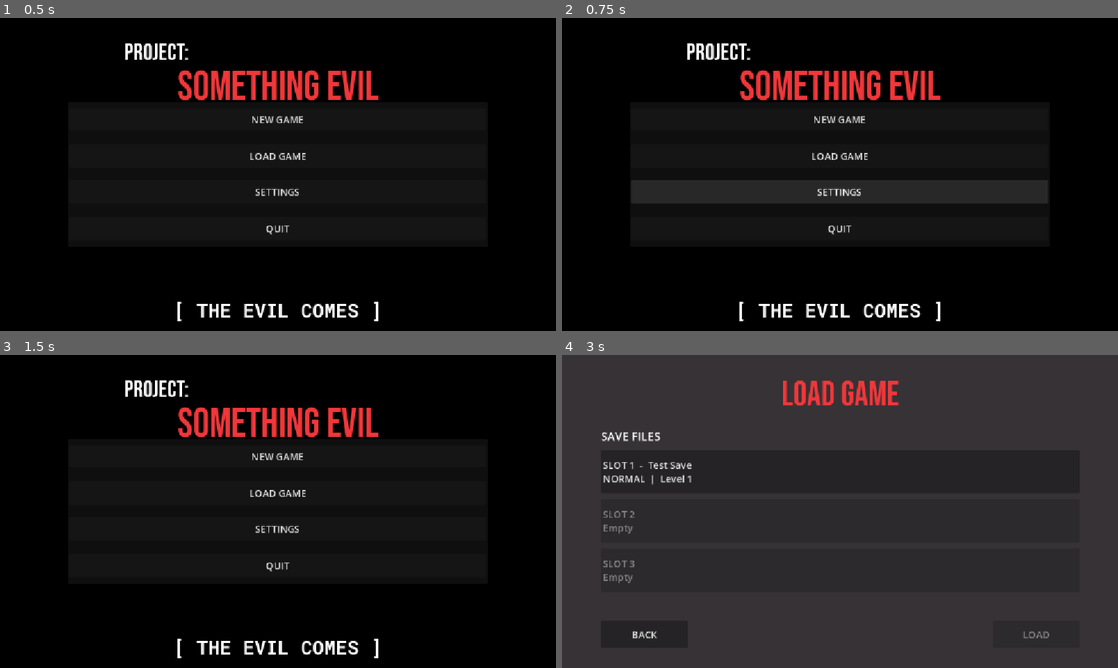
Above: before the commit, frames 1-4 (two rows, left to right).
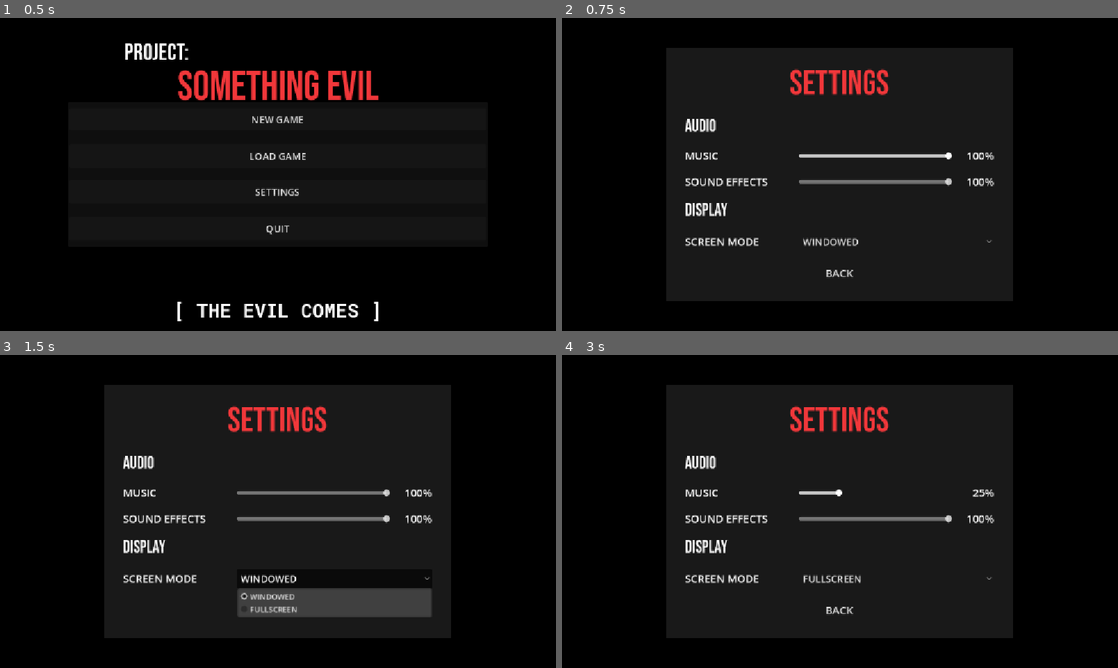
Above: after the commit, the same moments.

Repository: InferiorPosterior/project-something-evil
Game: Godot game, scene res://Scenes/game.tscn
Same seed, same stepped clock (60 frames per second), same inputs: the game is played once before the commit and once after it.
Inputs (mouse positions are in pixels of both pictures, inside the frame that each line leads up to):
- Up to frame 1 (0.5 s): no input
- Up to frame 2 (0.75 s): click "SETTINGS" at 0.5 s
- Up to frame 3 (1.5 s): click (333, 580) at 1.25 s, where only the run after the commit has a clickable "WINDOWED"
- Up to frame 4 (3 s): click (840, 611) at 2 s, where only the run after the commit has a clickable "BACK"; click (840, 492) at 2.75 s, where only the run before the commit has a clickable "LOAD GAME"

Frame 1 is identical in both runs. In frame 2, 25% of the frame differs, in the area x 12-88%, y 8-97%; in frame 3, 24%; in frame 4, 75%, in the area x 0-100%, y 0-100%.

Commit message:
settings page

Diff:
--- a/Scenes/pause_menu.tscn
+++ b/Scenes/pause_menu.tscn
@@ -43,7 +43,7 @@
 mouse_filter = 2
 
 [node name="Panel" type="PanelContainer" parent="CenterContainer" unique_id=1367136749]
-custom_minimum_size = Vector2(420, 320)
+custom_minimum_size = Vector2(420, 376)
 layout_mode = 2
 mouse_filter = 2
 
@@ -118,20 +118,29 @@
 theme_override_font_sizes/font_size = 18
 text = "LEVEL SELECT"
 
-[node name="MainMenuButton" type="Button" parent="CenterContainer/Panel/Control" unique_id=153012988]
+[node name="SettingsButton" type="Button" parent="CenterContainer/Panel/Control" unique_id=506353108]
 layout_mode = 0
 offset_left = 20.0
 offset_top = 200.0
 offset_right = 402.0
 offset_bottom = 234.0
 theme_override_font_sizes/font_size = 18
-text = "MAIN MENU"
+text = "SETTINGS"
 
-[node name="QuitButton" type="Button" parent="CenterContainer/Panel/Control" unique_id=880318247]
+[node name="MainMenuButton" type="Button" parent="CenterContainer/Panel/Control" unique_id=153012988]
 layout_mode = 0
 offset_left = 20.0
 offset_top = 256.0
 offset_right = 402.0
 offset_bottom = 290.0
 theme_override_font_sizes/font_size = 18
+text = "MAIN MENU"
+
+[node name="QuitButton" type="Button" parent="CenterContainer/Panel/Control" unique_id=880318247]
+layout_mode = 0
+offset_left = 20.0
+offset_top = 312.0
+offset_right = 402.0
+offset_bottom = 346.0
+theme_override_font_sizes/font_size = 18
 text = "QUIT"
--- /dev/null
+++ b/Scenes/settings_menu.tscn
@@ -0,0 +1,141 @@
+[gd_scene format=3 uid="uid://mfo557gkm32t"]
+
+[ext_resource type="Script" uid="uid://blpvsntjvvwth" path="res://Scripts/settings_menu.gd" id="1_set"]
+[ext_resource type="FontFile" uid="uid://du3wbjmohuixm" path="res://Fonts/BebasNeue-Regular.ttf" id="2_font"]
+
+[node name="SettingsMenu" type="Control" unique_id=1770495239]
+layout_mode = 3
+anchors_preset = 15
+anchor_right = 1.0
+anchor_bottom = 1.0
+grow_horizontal = 2
+grow_vertical = 2
+script = ExtResource("1_set")
+
+[node name="Background" type="ColorRect" parent="." unique_id=101292513]
+layout_mode = 1
+anchors_preset = 15
+anchor_right = 1.0
+anchor_bottom = 1.0
+grow_horizontal = 2
+grow_vertical = 2
+color = Color(0.21176471, 0.19607843, 0.21176471, 1)
+
+[node name="CenterContainer" type="CenterContainer" parent="." unique_id=67578340]
+layout_mode = 1
+anchors_preset = 15
+anchor_right = 1.0
+anchor_bottom = 1.0
+grow_horizontal = 2
+grow_vertical = 2
+
+[node name="Panel" type="PanelContainer" parent="CenterContainer" unique_id=1354698910]
+custom_minimum_size = Vector2(720, 0)
+layout_mode = 2
+
+[node name="Margin" type="MarginContainer" parent="CenterContainer/Panel" unique_id=117741674]
+layout_mode = 2
+theme_override_constants/margin_left = 40
+theme_override_constants/margin_top = 32
+theme_override_constants/margin_right = 40
+theme_override_constants/margin_bottom = 32
+
+[node name="VBox" type="VBoxContainer" parent="CenterContainer/Panel/Margin" unique_id=1464789891]
+layout_mode = 2
+theme_override_constants/separation = 22
+
+[node name="Title" type="Label" parent="CenterContainer/Panel/Margin/VBox" unique_id=199745005]
+layout_mode = 2
+theme_override_colors/font_color = Color(0.94509804, 0.21568628, 0.22745098, 1)
+theme_override_fonts/font = ExtResource("2_font")
+theme_override_font_sizes/font_size = 72
+text = "SETTINGS"
+horizontal_alignment = 1
+
+[node name="AudioHeading" type="Label" parent="CenterContainer/Panel/Margin/VBox" unique_id=563172431]
+layout_mode = 2
+theme_override_fonts/font = ExtResource("2_font")
+theme_override_font_sizes/font_size = 36
+text = "AUDIO"
+
+[node name="MusicRow" type="HBoxContainer" parent="CenterContainer/Panel/Margin/VBox" unique_id=2069168064]
+layout_mode = 2
+theme_override_constants/separation = 16
+
+[node name="MusicLabel" type="Label" parent="CenterContainer/Panel/Margin/VBox/MusicRow" unique_id=1457534850]
+custom_minimum_size = Vector2(220, 0)
+layout_mode = 2
+theme_override_font_sizes/font_size = 22
+text = "MUSIC"
+
+[node name="MusicSlider" type="HSlider" parent="CenterContainer/Panel/Margin/VBox/MusicRow" unique_id=1320779542]
+unique_name_in_owner = true
+custom_minimum_size = Vector2(0, 32)
+layout_mode = 2
+size_flags_horizontal = 3
+size_flags_vertical = 4
+value = 100.0
+
+[node name="MusicValue" type="Label" parent="CenterContainer/Panel/Margin/VBox/MusicRow" unique_id=1551571401]
+unique_name_in_owner = true
+custom_minimum_size = Vector2(70, 0)
+layout_mode = 2
+theme_override_font_sizes/font_size = 22
+text = "100%"
+horizontal_alignment = 2
+
+[node name="SfxRow" type="HBoxContainer" parent="CenterContainer/Panel/Margin/VBox" unique_id=2086687852]
+layout_mode = 2
+theme_override_constants/separation = 16
+
+[node name="SfxLabel" type="Label" parent="CenterContainer/Panel/Margin/VBox/SfxRow" unique_id=2082248148]
+custom_minimum_size = Vector2(220, 0)
+layout_mode = 2
+theme_override_font_sizes/font_size = 22
+text = "SOUND EFFECTS"
+
+[node name="SfxSlider" type="HSlider" parent="CenterContainer/Panel/Margin/VBox/SfxRow" unique_id=286568483]
+unique_name_in_owner = true
+custom_minimum_size = Vector2(0, 32)
+layout_mode = 2
+size_flags_horizontal = 3
+size_flags_vertical = 4
+value = 100.0
+
+[node name="SfxValue" type="Label" parent="CenterContainer/Panel/Margin/VBox/SfxRow" unique_id=1122052276]
+unique_name_in_owner = true
+custom_minimum_size = Vector2(70, 0)
+layout_mode = 2
+theme_override_font_sizes/font_size = 22
+text = "100%"
+horizontal_alignment = 2
+
+[node name="DisplayHeading" type="Label" parent="CenterContainer/Panel/Margin/VBox" unique_id=834786681]
+layout_mode = 2
+theme_override_fonts/font = ExtResource("2_font")
+theme_override_font_sizes/font_size = 36
+text = "DISPLAY"
+
+[node name="ModeRow" type="HBoxContainer" parent="CenterContainer/Panel/Margin/VBox" unique_id=11327827]
+layout_mode = 2
+theme_override_constants/separation = 16
+
+[node name="ModeLabel" type="Label" parent="CenterContainer/Panel/Margin/VBox/ModeRow" unique_id=984274172]
+custom_minimum_size = Vector2(220, 0)
+layout_mode = 2
+theme_override_font_sizes/font_size = 22
+text = "SCREEN MODE"
+
+[node name="ModeOption" type="OptionButton" parent="CenterContainer/Panel/Margin/VBox/ModeRow" unique_id=35964569]
+unique_name_in_owner = true
+custom_minimum_size = Vector2(0, 40)
+layout_mode = 2
+size_flags_horizontal = 3
+theme_override_font_sizes/font_size = 20
+
+[node name="BackButton" type="Button" parent="CenterContainer/Panel/Margin/VBox" unique_id=472179121]
+unique_name_in_owner = true
+custom_minimum_size = Vector2(0, 48)
+layout_mode = 2
+theme_override_font_sizes/font_size = 22
+text = "BACK"
--- /dev/null
+++ b/Scripts/Utilities/game_settings.gd
@@ -0,0 +1,94 @@
+extends Node
+# Autoload: "GameSettings"
+# Holds the player's audio and display settings, applies them,
+# and saves them to user://settings.cfg so they are remembered.
+
+const SAVE_PATH := "user://settings.cfg"
+
+const MUSIC_BUS := "Music"
+const SFX_BUS := "SFX"
+const UI_BUS := "UI"
+
+# 0.0 = silent, 1.0 = maximum = the volume the game already had.
+var music_volume: float = 1.0
+var sfx_volume: float = 1.0
+var fullscreen: bool = false
+
+
+func _ready() -> void:
+	process_mode = Node.PROCESS_MODE_ALWAYS
+	_create_buses()
+	load_settings()
+	apply_all()
+
+
+# SoundManager already plays sounds on the buses "Music", "SFX" and "UI",
+# but those buses do not exist in the project yet, so they are made here.
+# UI sounds are sent through the SFX bus so one slider controls both.
+func _create_buses() -> void:
+	_ensure_bus(MUSIC_BUS, "Master")
+	_ensure_bus(SFX_BUS, "Master")
+	_ensure_bus(UI_BUS, SFX_BUS)
+
+
+func _ensure_bus(bus_name: String, send_to: String) -> void:
+	var idx := AudioServer.get_bus_index(bus_name)
+	if idx == -1:
+		AudioServer.add_bus()
+		idx = AudioServer.bus_count - 1
+		AudioServer.set_bus_name(idx, bus_name)
+	AudioServer.set_bus_send(idx, send_to)
+
+
+func set_music_volume(value: float) -> void:
+	music_volume = clampf(value, 0.0, 1.0)
+	_apply_bus_volume(MUSIC_BUS, music_volume)
+
+
+func set_sfx_volume(value: float) -> void:
+	sfx_volume = clampf(value, 0.0, 1.0)
+	_apply_bus_volume(SFX_BUS, sfx_volume)
+
+
+func set_fullscreen(enabled: bool) -> void:
+	fullscreen = enabled
+	_apply_display()
+
+
+func apply_all() -> void:
+	_apply_bus_volume(MUSIC_BUS, music_volume)
+	_apply_bus_volume(SFX_BUS, sfx_volume)
+	_apply_display()
+
+
+func _apply_bus_volume(bus_name: String, linear: float) -> void:
+	var idx := AudioServer.get_bus_index(bus_name)
+	if idx == -1:
+		return
+	# linear 1.0 gives 0 dB, so maximum volume = the game's normal volume.
+	AudioServer.set_bus_mute(idx, linear <= 0.0)
+	AudioServer.set_bus_volume_db(idx, linear_to_db(maxf(linear, 0.0001)))
+
+
+func _apply_display() -> void:
+	if fullscreen:
+		DisplayServer.window_set_mode(DisplayServer.WINDOW_MODE_FULLSCREEN)
+	else:
+		DisplayServer.window_set_mode(DisplayServer.WINDOW_MODE_WINDOWED)
+
+
+func save_settings() -> void:
+	var config := ConfigFile.new()
+	config.set_value("audio", "music_volume", music_volume)
+	config.set_value("audio", "sfx_volume", sfx_volume)
+	config.set_value("display", "fullscreen", fullscreen)
+	config.save(SAVE_PATH)
+
+
+func load_settings() -> void:
+	var config := ConfigFile.new()
+	if config.load(SAVE_PATH) != OK:
+		return # first run: keep the defaults
+	music_volume = clampf(float(config.get_value("audio", "music_volume", 1.0)), 0.0, 1.0)
+	sfx_volume = clampf(float(config.get_value("audio", "sfx_volume", 1.0)), 0.0, 1.0)
+	fullscreen = bool(config.get_value("display", "fullscreen", false))
--- a/Scripts/main_menu.gd
+++ b/Scripts/main_menu.gd
@@ -27,9 +27,17 @@
 
 # Runs when Settings is clicked.
 func _on_settings_pressed():
-	# Placeholder until we build the settings menu.
-	print("Settings button unavailable..for now!")
+	# Opens the settings screen on top of the main menu,
+	# so the menu music keeps playing while volume is adjusted.
+	var settings_scene: PackedScene = load("res://Scenes/settings_menu.tscn")
+	var settings = settings_scene.instantiate()
+	add_child(settings)
+	$CenterContainer.hide()  # hide the menu buttons and title behind it
+	settings.tree_exited.connect(_on_settings_closed)
 
+
+func _on_settings_closed():
+	$CenterContainer.show()
 
 # Runs when Quit is clicked.
 func _on_quit_pressed():
--- a/Scripts/pause_menu.gd
+++ b/Scripts/pause_menu.gd
@@ -14,6 +14,7 @@
 	$CenterContainer/Panel/Control/ResumeButton.pressed.connect(_on_resume_pressed)
 	$CenterContainer/Panel/Control/RestartButton.pressed.connect(_on_restart_pressed)
 	$CenterContainer/Panel/Control/LevelSelectButton.pressed.connect(_on_level_select_pressed)
+	$CenterContainer/Panel/Control/SettingsButton.pressed.connect(_on_settings_pressed)
 	$CenterContainer/Panel/Control/MainMenuButton.pressed.connect(_on_main_menu_pressed)
 	$CenterContainer/Panel/Control/QuitButton.pressed.connect(_on_quit_pressed)
 
@@ -68,6 +69,17 @@
 	hide()
 
 
+# Runs when the Settings button is clicked.
+func _on_settings_pressed():
+	var settings_scene = load("res://Scenes/settings_menu.tscn")
+	var settings = settings_scene.instantiate()
+
+	settings.opened_from_pause = true
+
+	get_parent().add_child(settings)
+	hide()
+
+
 # Runs when the Main Menu button is clicked.
 func _on_main_menu_pressed():
 	# Unpauses the game before changing scenes.
--- /dev/null
+++ b/Scripts/settings_menu.gd
@@ -0,0 +1,76 @@
+extends Control
+
+# Set to true by the Pause Menu so BACK returns to it.
+var opened_from_pause: bool = false
+
+@onready var music_slider: HSlider = %MusicSlider
+@onready var music_value: Label = %MusicValue
+@onready var sfx_slider: HSlider = %SfxSlider
+@onready var sfx_value: Label = %SfxValue
+@onready var mode_option: OptionButton = %ModeOption
+@onready var back_button: Button = %BackButton
+
+
+func _ready() -> void:
+		# Make the screen fully solid so the menu behind never shows through.
+	var bg := get_node_or_null("Background")
+	if bg:
+		bg.color = Color(0.21, 0.196, 0.21, 1.0)
+	var panel_style := StyleBoxFlat.new()
+	panel_style.bg_color = Color(0.1, 0.1, 0.1, 1.0)
+	$CenterContainer/Panel.add_theme_stylebox_override("panel", panel_style)
+
+	# Lets the settings screen work while the game is paused.
+	process_mode = Node.PROCESS_MODE_ALWAYS
+
+	mode_option.add_item("WINDOWED")
+	mode_option.add_item("FULLSCREEN")
+
+	# Show the current saved values without triggering the signals.
+	music_slider.set_value_no_signal(GameSettings.music_volume * 100.0)
+	sfx_slider.set_value_no_signal(GameSettings.sfx_volume * 100.0)
+	mode_option.select(1 if GameSettings.fullscreen else 0)
+	_update_labels()
+
+	music_slider.value_changed.connect(_on_music_changed)
+	sfx_slider.value_changed.connect(_on_sfx_changed)
+	mode_option.item_selected.connect(_on_mode_selected)
+	back_button.pressed.connect(_on_back_pressed)
+
+	music_slider.grab_focus()
+
+
+func _input(event: InputEvent) -> void:
+	# Esc closes the settings. Marking it handled stops the Pause Menu
+	# underneath from also reacting to the same key press.
+	if event.is_action_pressed("ui_cancel") and not event.is_echo():
+		get_viewport().set_input_as_handled()
+		_on_back_pressed()
+
+
+func _on_music_changed(value: float) -> void:
+	GameSettings.set_music_volume(value / 100.0)
+	_update_labels()
+
+
+func _on_sfx_changed(value: float) -> void:
+	GameSettings.set_sfx_volume(value / 100.0)
+	_update_labels()
+
+
+func _on_mode_selected(index: int) -> void:
+	GameSettings.set_fullscreen(index == 1)
+
+
+func _update_labels() -> void:
+	music_value.text = "%d%%" % int(round(music_slider.value))
+	sfx_value.text = "%d%%" % int(round(sfx_slider.value))
+
+
+func _on_back_pressed() -> void:
+	GameSettings.save_settings()
+	if opened_from_pause:
+		var pause_menu := get_parent().get_node_or_null("PauseMenu")
+		if pause_menu:
+			pause_menu.show()
+	queue_free()
--- /dev/null
+++ b/main_menu.gd
@@ -0,0 +1,39 @@
+extends Control
+
+@export var menu_track: AudioStream
+
+# Runs when the main menu is ready.
+func _ready():
+	SoundManager.play_music(menu_track)
+
+	# Connects each button to its corresponding function.
+	$CenterContainer/Panel/Control/StartButton.pressed.connect(_on_start_pressed)
+	$CenterContainer/Panel/Control/LevelSelectButton.pressed.connect(_on_level_select_pressed)
+	$CenterContainer/Panel/Control/SettingsButton.pressed.connect(_on_settings_pressed)
+	$CenterContainer/Panel/Control/QuitButton.pressed.connect(_on_quit_pressed)
+
+
+# Runs when New Game is clicked.
+func _on_start_pressed():
+	# Opens the save select scene in "new game" mode.
+	SaveSelect.pending_mode = SaveSelect.Mode.NEW
+	get_tree().change_scene_to_file("res://Scenes/save_select.tscn")
+
+# Runs when Load Game is clicked.
+func _on_level_select_pressed():
+	# Opens the same save select scene in "load game" mode.
+	SaveSelect.pending_mode = SaveSelect.Mode.LOAD
+	get_tree().change_scene_to_file("res://Scenes/save_select.tscn")
+
+# Runs when Settings is clicked.
+func _on_settings_pressed():
+	# Opens the settings screen on top of the main menu,
+	# so the menu music keeps playing while volume is adjusted.
+	var settings_scene: PackedScene = load("res://Scenes/settings_menu.tscn")
+	add_child(settings_scene.instantiate())
+
+
+# Runs when Quit is clicked.
+func _on_quit_pressed():
+	# Closes the game.
+	get_tree().quit()
--- /dev/null
+++ b/pause_menu.tscn
@@ -0,0 +1,146 @@
+[gd_scene format=3 uid="uid://bbdhjduwdarjf"]
+
+[ext_resource type="Script" uid="uid://u83sgy0qihkc" path="res://Scripts/pause_menu.gd" id="1_emv3i"]
+[ext_resource type="FontFile" uid="uid://du3wbjmohuixm" path="res://Fonts/BebasNeue-Regular.ttf" id="2_k0w1u"]
+
+[node name="PauseMenu" type="Control" unique_id=1484971317]
+layout_mode = 3
+anchors_preset = 15
+anchor_right = 1.0
+anchor_bottom = 1.0
+offset_left = -1.0
+offset_top = 1.0
+offset_right = -1.0
+offset_bottom = 1.0
+grow_horizontal = 2
+grow_vertical = 2
+mouse_filter = 2
+script = ExtResource("1_emv3i")
+
+[node name="Background" type="ColorRect" parent="." unique_id=1306926268]
+layout_mode = 1
+anchors_preset = 15
+anchor_right = 1.0
+anchor_bottom = 1.0
+offset_left = 1.0
+offset_top = -1.0
+offset_right = 1.0
+offset_bottom = -1.0
+grow_horizontal = 2
+grow_vertical = 2
+mouse_filter = 2
+color = Color(0.21176471, 0.19607843, 0.21176471, 0.73333335)
+
+[node name="CenterContainer" type="CenterContainer" parent="." unique_id=220283445]
+layout_mode = 1
+anchors_preset = 15
+anchor_right = 1.0
+anchor_bottom = 1.0
+offset_left = 2.0
+offset_right = 2.0
+grow_horizontal = 2
+grow_vertical = 2
+mouse_filter = 2
+
+[node name="Panel" type="PanelContainer" parent="CenterContainer" unique_id=1367136749]
+custom_minimum_size = Vector2(420, 376)
+layout_mode = 2
+mouse_filter = 2
+
+[node name="Control" type="Control" parent="CenterContainer/Panel" unique_id=351725839]
+layout_mode = 2
+mouse_filter = 2
+
+[node name="Title" type="Label" parent="CenterContainer/Panel/Control" unique_id=699985751]
+layout_mode = 0
+offset_left = -366.0
+offset_top = -87.0
+offset_right = 783.0
+offset_bottom = -32.0
+theme_override_font_sizes/font_size = 40
+text = "PAUSED"
+horizontal_alignment = 1
+
+[node name="Title2" type="Label" parent="CenterContainer/Panel/Control" unique_id=1943392410]
+layout_mode = 0
+offset_left = 203.0
+offset_top = 425.0
+offset_right = 341.0
+offset_bottom = 485.0
+theme_override_colors/font_color = Color(1, 1, 1, 1)
+theme_override_fonts/font = ExtResource("2_k0w1u")
+theme_override_font_sizes/font_size = 49
+text = "PROJECT:"
+horizontal_alignment = 2
+
+[node name="Title3" type="Label" parent="CenterContainer/Panel/Control" unique_id=258908883]
+layout_mode = 1
+anchors_preset = -1
+anchor_left = -0.51600003
+anchor_top = -0.39100003
+anchor_right = 1.5200001
+anchor_bottom = -0.128
+offset_left = 568.72003
+offset_top = 519.12
+offset_right = 130.59998
+offset_bottom = 537.96
+theme_override_colors/font_color = Color(0.94509804, 0.21568628, 0.22745098, 1)
+theme_override_fonts/font = ExtResource("2_k0w1u")
+theme_override_font_sizes/font_size = 85
+text = "SOMETHING EVIL"
+horizontal_alignment = 1
+
+[node name="ResumeButton" type="Button" parent="CenterContainer/Panel/Control" unique_id=299072302]
+layout_mode = 0
+offset_left = 20.0
+offset_top = 35.0
+offset_right = 402.0
+offset_bottom = 69.0
+theme_override_font_sizes/font_size = 18
+text = "RESUME
+"
+
+[node name="RestartButton" type="Button" parent="CenterContainer/Panel/Control" unique_id=1613715935]
+layout_mode = 0
+offset_left = 20.0
+offset_top = 88.0
+offset_right = 402.0
+offset_bottom = 122.0
+theme_override_font_sizes/font_size = 18
+text = "RESTART"
+
+[node name="LevelSelectButton" type="Button" parent="CenterContainer/Panel/Control" unique_id=666338153]
+layout_mode = 0
+offset_left = 20.0
+offset_top = 144.0
+offset_right = 402.0
+offset_bottom = 178.0
+theme_override_font_sizes/font_size = 18
+text = "LEVEL SELECT"
+
+[node name="SettingsButton" type="Button" parent="CenterContainer/Panel/Control"]
+layout_mode = 0
+offset_left = 20.0
+offset_top = 200.0
+offset_right = 402.0
+offset_bottom = 234.0
+theme_override_font_sizes/font_size = 18
+text = "SETTINGS"
+
+[node name="MainMenuButton" type="Button" parent="CenterContainer/Panel/Control" unique_id=153012988]
+layout_mode = 0
+offset_left = 20.0
+offset_top = 256.0
+offset_right = 402.0
+offset_bottom = 290.0
+theme_override_font_sizes/font_size = 18
+text = "MAIN MENU"
+
+[node name="QuitButton" type="Button" parent="CenterContainer/Panel/Control" unique_id=880318247]
+layout_mode = 0
+offset_left = 20.0
+offset_top = 312.0
+offset_right = 402.0
+offset_bottom = 346.0
+theme_override_font_sizes/font_size = 18
+text = "QUIT"
--- a/project.godot
+++ b/project.godot
@@ -20,6 +20,7 @@
 GameProgress="*uid://cs7ykmdc0kt3"
 ScoreManager="*uid://ci82v2ri5vqnw"
 SoundManager="*uid://23dpiraohdis"
+GameSettings="*uid://u74506g2vr5n"
 
 [display]
 
Not shown: 1 places in Scenes/main_menu.tscn that only renumber resources
Not shown: 1 places in Scenes/pause_menu.tscn that only renumber resources
Not shown, added: Scripts/Utilities/game_settings.gd.uid
Not shown, changed: Scripts/main_menu.gd.uid
Not shown, changed: Scripts/pause_menu.gd.uid
Not shown, added: Scripts/settings_menu.gd.uid
Not shown, added: main_menu.gd.uid
Not shown, added: Scenes/settings_menu.tscn175504505.tmp
